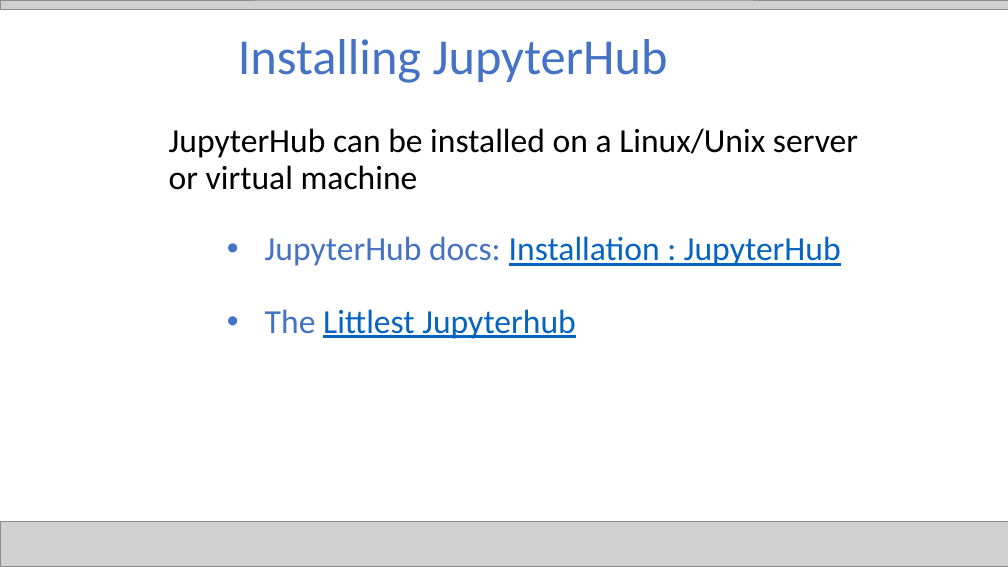
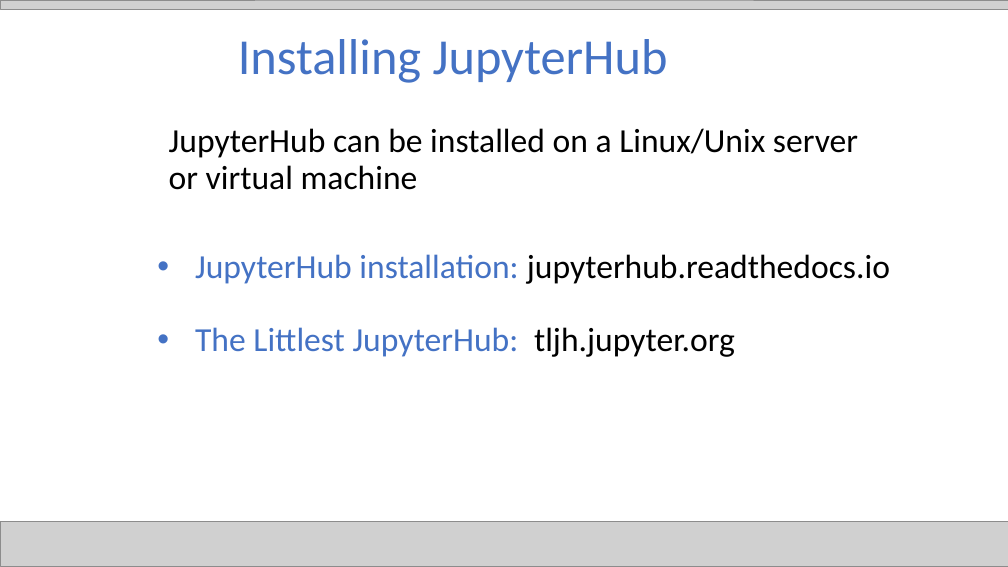
Before and after one commit to jgunderson/presentations, a slide deck: slide 10 of JupyterHub Collaboration.pptx (slide 9 before the commit). Drawn at 1008x567 pixels with LibreOffice and Linux fonts; fonts in the diff are those of the drawing; grey boxes stand for pictures. Boxes give left, top, right and bottom in pixels: in the first picture for what was removed or moved away, otherwise in the second. Text is boxed around its words. In the diff, an @@ line names an element or a change of style, - is before the commit and + after.

```diff
--- a/JupyterHub Collaboration.pptx
+++ b/JupyterHub Collaboration.pptx
@@ text at (195,254,890,357): text changed; text colour #0563C1 to #4472C4 @@
-• JupyterHub docs: Installation : JupyterHub
-• The Littlest Jupyterhub
+• JupyterHub installation: jupyterhub.readthedocs.io
+• The Littlest JupyterHub: tljh.jupyter.org
```
Also in this commit, not shown: 13 other slides changed, 4 slides added, 1 slide removed.
